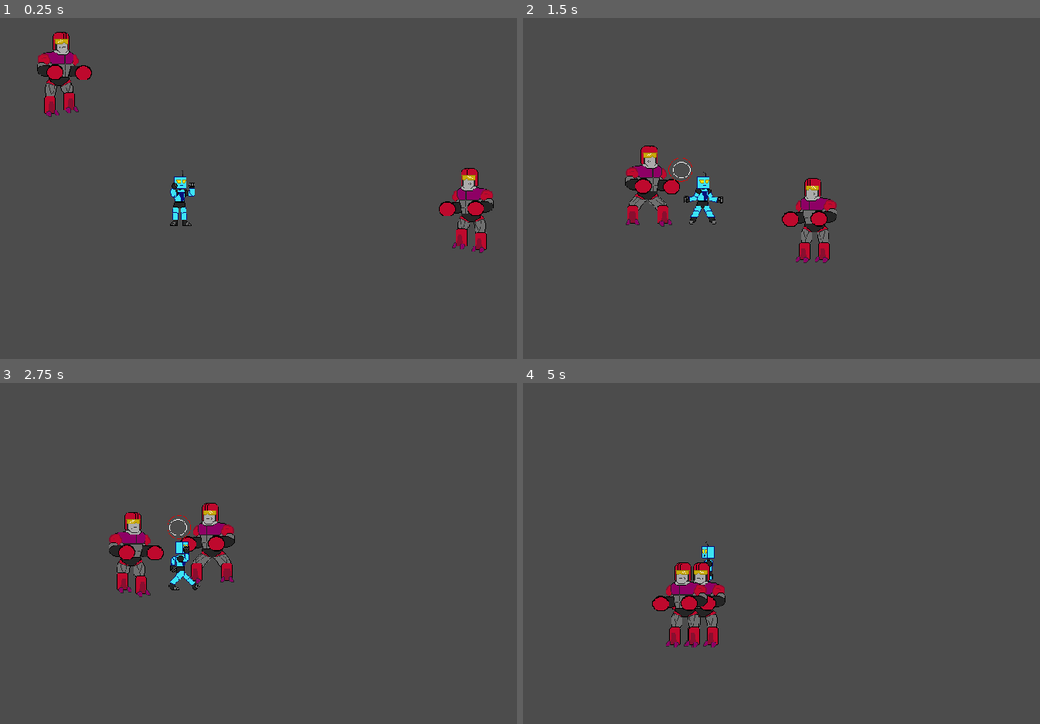
Above: before the commit, frames 1-4 (two rows, left to right).
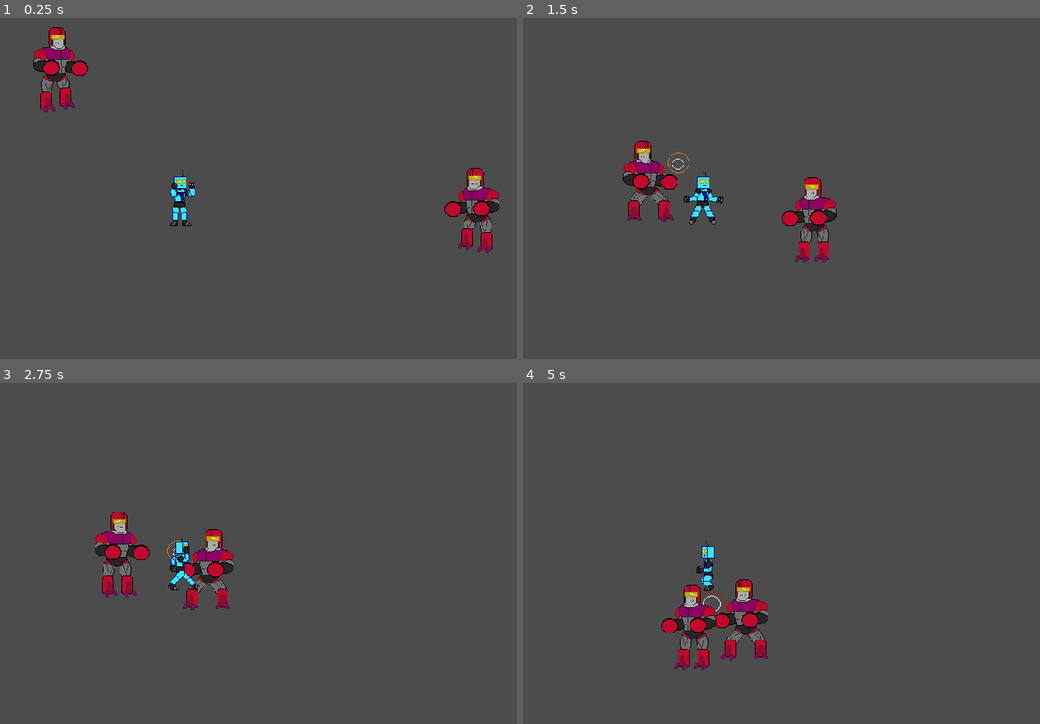
Above: after the commit, the same moments.

Repository: garethdavisrogers/2DFighterClass
Game: Godot game, scene res://Level.tscn
Same seed, same stepped clock (60 frames per second), same inputs: the game is played once before the commit and once after it. The project has no main scene, so this scene is started directly.
Inputs:
- Up to frame 1 (0.25 s): no input
- Up to frame 2 (1.5 s): hold Right (ui_right) 0.53-1.28 s; tap X (lite_attack) at 0.6 s; tap Space (jump) at 0.77, 0.8, 1.07, 1.35 s; hold Down (ui_down) from 1.28 s (still down)
- Up to frame 3 (2.75 s): tap Space (jump) at 1.52, 1.82, 2.3 s; tap X (lite_attack) at 1.55 s; release Down (ui_down) at 2.03 s; hold Right (ui_right) from 2.03 s (still down); tap D (blast) at 2.1 s
- Up to frame 4 (5 s): release Right (ui_right) at 2.78 s; hold Up (ui_up) 2.78-3.53 s; tap Shift (defend) at 2.85 s; tap Space (jump) at 3.02, 3.32, 3.77, 3.8, 4.07, 4.52, 4.82 s; tap X (lite_attack) at 3.05, 4.35 s; hold Left (ui_left) from 3.53 s (still down); tap Z (heavy_attack) at 3.6 s

The runs differ from the first frame. In frame 1, 2.6% of the frame differs, in the area x 6-97%, y 2-69%; in frame 2, 1.7%; in frame 3, 3.8%; in frame 4, 3.9%, in the area x 24-48%, y 52-85%.

Commit message:
Fighters now have a death animation and queue free on anim_finished.

Diff:
--- /dev/null
+++ b/Detector.gd
@@ -0,0 +1,3 @@
+extends Area2D
+
+var damage = 1
--- a/Enemy.gd
+++ b/Enemy.gd
@@ -13,33 +13,36 @@
 	handicap['combo_time'] = 0.5
 
 func _physics_process(delta):
+	if(health > 0):
 	##timers always tick if greater than 0
-	increment_timers(delta)
-	##enemy can only function if not staggered
-	if(timers['stun_timer'] < 0):
-		knockdir = null
-		if(player_detected and in_melee_attack_range):
-			if(timers['cool_down'] < 0):
-				anim_switch(str('lite_attack', current_attack_index))
-				attack_input_pressed()
-		elif(player_detected):
-			state_machine('seek')
-		else:
-			state_machine('idle')
-			in_melee_attack_range = false
-			player_detected = false
+		increment_timers(delta)
+		##enemy can only function if not staggered
+		if(timers['stun_timer'] < 0):
+			knockdir = null
+			if(player_detected and in_melee_attack_range):
+				if(timers['cool_down'] < 0):
+					anim_switch(str('lite_attack', current_attack_index))
+					attack_input_pressed()
+			elif(player_detected):
+				state_machine('seek')
+			else:
+				state_machine('idle')
+				in_melee_attack_range = false
+				player_detected = false
 
-		match state:
-			'attack':
-				state_attack()
-			'seek':
-				state_seek()
-			'idle':
-				state_idle()
-			'stagger':
-				state_stagger()
-	movement_loop()
-	spritedir_loop()
+			match state:
+				'attack':
+					state_attack()
+				'seek':
+					state_seek()
+				'idle':
+					state_idle()
+				'stagger':
+					state_stagger()
+		movement_loop()
+		spritedir_loop()
+	else:
+		anim_switch('die')
 
 func state_seek():
 	current_attack_index = 1
@@ -88,3 +91,8 @@
 		if(b != body and b.is_in_group('players')):
 			return
 	in_melee_attack_range = false
+
+
+func _on_anim_animation_finished(anim_name):
+	if(anim_name=='die'):
+		queue_free()
--- a/Enemy.tscn
+++ b/Enemy.tscn
@@ -7,42 +7,45 @@
 [sub_resource type="RectangleShape2D" id=8]
 extents = Vector2( 40, 30 )
 
-[sub_resource type="Animation" id=2]
-tracks/0/type = "value"
-tracks/0/path = NodePath("Sprite:frame")
-tracks/0/interp = 1
-tracks/0/loop_wrap = true
-tracks/0/imported = false
-tracks/0/enabled = true
-tracks/0/keys = {
-"times": PoolRealArray( 0 ),
-"transitions": PoolRealArray( 1 ),
-"update": 1,
-"values": [ 0 ]
-}
-tracks/1/type = "value"
-tracks/1/path = NodePath("Sprite/HitCol/HitCollider:disabled")
-tracks/1/interp = 1
-tracks/1/loop_wrap = true
-tracks/1/imported = false
-tracks/1/enabled = true
-tracks/1/keys = {
-"times": PoolRealArray( 0 ),
-"transitions": PoolRealArray( 1 ),
-"update": 1,
-"values": [ true ]
-}
-tracks/2/type = "value"
-tracks/2/path = NodePath("Sprite/HitBox/HitBoxCol:position")
-tracks/2/interp = 1
-tracks/2/loop_wrap = true
-tracks/2/imported = false
-tracks/2/enabled = true
-tracks/2/keys = {
-"times": PoolRealArray( 0 ),
-"transitions": PoolRealArray( 1 ),
-"update": 0,
-"values": [ Vector2( -90, 0 ) ]
+[sub_resource type="Animation" id=9]
+resource_name = "die"
+length = 3.0
+step = 0.25
+tracks/0/type = "value"
+tracks/0/path = NodePath("Sprite:frame")
+tracks/0/interp = 1
+tracks/0/loop_wrap = true
+tracks/0/imported = false
+tracks/0/enabled = true
+tracks/0/keys = {
+"times": PoolRealArray( 0, 0.25, 0.5, 0.75 ),
+"transitions": PoolRealArray( 1, 1, 1, 1 ),
+"update": 1,
+"values": [ 12, 13, 14, 13 ]
+}
+tracks/1/type = "value"
+tracks/1/path = NodePath("Body Collider:shape:extents")
+tracks/1/interp = 1
+tracks/1/loop_wrap = true
+tracks/1/imported = false
+tracks/1/enabled = true
+tracks/1/keys = {
+"times": PoolRealArray( 0 ),
+"transitions": PoolRealArray( 1 ),
+"update": 0,
+"values": [ Vector2( 30, 45 ) ]
+}
+tracks/2/type = "value"
+tracks/2/path = NodePath("Sprite/HitCol/HitCollider:disabled")
+tracks/2/interp = 1
+tracks/2/loop_wrap = true
+tracks/2/imported = false
+tracks/2/enabled = true
+tracks/2/keys = {
+"times": PoolRealArray( 0 ),
+"transitions": PoolRealArray( 1 ),
+"update": 1,
+"values": [ true ]
 }
 tracks/3/type = "value"
 tracks/3/path = NodePath("Sprite/HitBox/HitBoxCol:disabled")
@@ -54,6 +57,68 @@
 "times": PoolRealArray( 0 ),
 "transitions": PoolRealArray( 1 ),
 "update": 1,
+"values": [ true ]
+}
+tracks/4/type = "value"
+tracks/4/path = NodePath("Sprite:visible")
+tracks/4/interp = 1
+tracks/4/loop_wrap = true
+tracks/4/imported = false
+tracks/4/enabled = true
+tracks/4/keys = {
+"times": PoolRealArray( 1, 1.25, 1.5, 1.75, 2, 2.25, 2.5, 2.75 ),
+"transitions": PoolRealArray( 1, 1, 1, 1, 1, 1, 1, 1 ),
+"update": 1,
+"values": [ false, true, false, true, false, true, false, true ]
+}
+
+[sub_resource type="Animation" id=2]
+tracks/0/type = "value"
+tracks/0/path = NodePath("Sprite:frame")
+tracks/0/interp = 1
+tracks/0/loop_wrap = true
+tracks/0/imported = false
+tracks/0/enabled = true
+tracks/0/keys = {
+"times": PoolRealArray( 0 ),
+"transitions": PoolRealArray( 1 ),
+"update": 1,
+"values": [ 0 ]
+}
+tracks/1/type = "value"
+tracks/1/path = NodePath("Sprite/HitCol/HitCollider:disabled")
+tracks/1/interp = 1
+tracks/1/loop_wrap = true
+tracks/1/imported = false
+tracks/1/enabled = true
+tracks/1/keys = {
+"times": PoolRealArray( 0 ),
+"transitions": PoolRealArray( 1 ),
+"update": 1,
+"values": [ true ]
+}
+tracks/2/type = "value"
+tracks/2/path = NodePath("Sprite/HitBox/HitBoxCol:position")
+tracks/2/interp = 1
+tracks/2/loop_wrap = true
+tracks/2/imported = false
+tracks/2/enabled = true
+tracks/2/keys = {
+"times": PoolRealArray( 0 ),
+"transitions": PoolRealArray( 1 ),
+"update": 0,
+"values": [ Vector2( -90, 0 ) ]
+}
+tracks/3/type = "value"
+tracks/3/path = NodePath("Sprite/HitBox/HitBoxCol:disabled")
+tracks/3/interp = 1
+tracks/3/loop_wrap = true
+tracks/3/imported = false
+tracks/3/enabled = true
+tracks/3/keys = {
+"times": PoolRealArray( 0 ),
+"transitions": PoolRealArray( 1 ),
+"update": 1,
 "values": [ false ]
 }
 
@@ -312,7 +377,7 @@
 [node name="Sprite" parent="." index="1"]
 texture = ExtResource( 2 )
 hframes = 17
-frame = 5
+frame = 14
 
 [node name="HitCol" parent="Sprite" index="1" groups=[
 "enemies",
@@ -322,7 +387,6 @@
 "enemies",
 ]]
 position = Vector2( 65, -5 )
-disabled = false
 
 [node name="HitBox" parent="Sprite" index="2" groups=[
 "enemies",
@@ -331,6 +395,7 @@
 [node name="HitBoxCol" parent="Sprite/HitBox" index="0" groups=[
 "enemies",
 ]]
+disabled = true
 
 [node name="CollisionShape2D" parent="Sprite/InRangeCollider" index="0"]
 position = Vector2( 70, 0 )
@@ -338,6 +403,7 @@
 shape = SubResource( 8 )
 
 [node name="anim" type="AnimationPlayer" parent="." index="2"]
+anims/die = SubResource( 9 )
 anims/idle = SubResource( 2 )
 anims/lite_attack1 = SubResource( 3 )
 anims/lite_attack2 = SubResource( 4 )
@@ -351,5 +417,6 @@
 shape = SubResource( 7 )
 [connection signal="body_entered" from="Sprite/InRangeCollider" to="." method="_on_InRangeCollider_body_entered"]
 [connection signal="body_exited" from="Sprite/InRangeCollider" to="." method="_on_InRangeCollider_body_exited"]
+[connection signal="animation_finished" from="anim" to="." method="_on_anim_animation_finished"]
 [connection signal="body_entered" from="Detector" to="." method="_on_Detector_body_entered"]
 [connection signal="body_exited" from="Detector" to="." method="_on_Detector_body_exited"]
--- a/Fighter.gd
+++ b/Fighter.gd
@@ -11,6 +11,7 @@
 export(int) var max_speed = 200
 export(int) var health = 10
 export(int) var max_combo_index = 1
+export(float) var acceleration_constant = 0.1
 
 ##universal fighter attributes
 const time_till_next_input = 0.5
@@ -125,8 +126,8 @@
 	if(timers['stun_timer'] < 0):
 		state_machine('idle')
 
-func damage_loop(damage):
-	health -= damage
+func damage_loop():
+	health -= 1
 	timers['stun_timer'] = 5
 
 func attack_input_pressed():
@@ -163,7 +164,7 @@
 ##change speed functions
 func accelerate(s):
 	if(s < max_speed):
-		return lerp(s, max_speed, 0.2)
+		return lerp(s, max_speed, acceleration_constant)
 	return max_speed
 
 func decelerate(s):
@@ -182,6 +183,7 @@
 			if(area.is_in_group(group) and group != 'physics_process'):
 				return
 		knockdir = get_knockdir(area)
+		damage_loop()
 		timers['stun_timer'] = 0.3
 		anim_switch('stagger')
 		state_machine('stagger')
--- a/Player.gd
+++ b/Player.gd
@@ -4,26 +4,29 @@
 	lastdirection = 1
 
 func _physics_process(delta):
-	increment_timers(delta)
-	if(timers['stun_timer'] < 0):
-		knockdir = null
-		match state:
-			'attack':
-				state_attack()
-			'jump':
-				state_jump(delta)
-			'land':
-				state_land(delta)
-			'fly':
-				state_fly()
-			'idle':
-				state_idle()
-			'stagger':
-				state_stagger()
+	if(health > 0):
+		increment_timers(delta)
+		if(timers['stun_timer'] < 0):
+			knockdir = null
+			match state:
+				'attack':
+					state_attack()
+				'jump':
+					state_jump(delta)
+				'land':
+					state_land(delta)
+				'fly':
+					state_fly()
+				'idle':
+					state_idle()
+				'stagger':
+					state_stagger()
 
-		controls_loop()
-		spritedir_loop()
-	movement_loop()
+			controls_loop()
+			spritedir_loop()
+		movement_loop()
+	else:
+		anim_switch('die')
 
 func controls_loop():
 	var left = Input.is_action_pressed('ui_left')
@@ -69,3 +72,9 @@
 			else:
 				anim_switch('fly')
 				state_machine('fly')
+
+
+
+func _on_anim_animation_finished(anim_name):
+	if(anim_name == 'die'):
+		queue_free()
--- a/Player.tscn
+++ b/Player.tscn
@@ -93,6 +93,60 @@
 "transitions": PoolRealArray( 1 ),
 "update": 1,
 "values": [ true ]
+}
+
+[sub_resource type="Animation" id=17]
+resource_name = "die"
+length = 3.0
+loop = true
+step = 0.25
+tracks/0/type = "value"
+tracks/0/path = NodePath("Sprite:frame")
+tracks/0/interp = 1
+tracks/0/loop_wrap = true
+tracks/0/imported = false
+tracks/0/enabled = true
+tracks/0/keys = {
+"times": PoolRealArray( 0, 0.25, 0.5, 0.75 ),
+"transitions": PoolRealArray( 1, 1, 1, 1 ),
+"update": 1,
+"values": [ 18, 19, 20, 19 ]
+}
+tracks/1/type = "value"
+tracks/1/path = NodePath("Sprite/HitCol/HitCollider:disabled")
+tracks/1/interp = 1
+tracks/1/loop_wrap = true
+tracks/1/imported = false
+tracks/1/enabled = true
+tracks/1/keys = {
+"times": PoolRealArray( 0 ),
+"transitions": PoolRealArray( 1 ),
+"update": 1,
+"values": [ true ]
+}
+tracks/2/type = "value"
+tracks/2/path = NodePath("Sprite/HitBox/HitBoxCol:disabled")
+tracks/2/interp = 1
+tracks/2/loop_wrap = true
+tracks/2/imported = false
+tracks/2/enabled = true
+tracks/2/keys = {
+"times": PoolRealArray( 0 ),
+"transitions": PoolRealArray( 1 ),
+"update": 1,
+"values": [ true ]
+}
+tracks/3/type = "value"
+tracks/3/path = NodePath("Sprite:visible")
+tracks/3/interp = 1
+tracks/3/loop_wrap = true
+tracks/3/imported = false
+tracks/3/enabled = true
+tracks/3/keys = {
+"times": PoolRealArray( 1, 1.25, 1.5, 1.75, 2, 2.25, 2.5, 2.75 ),
+"transitions": PoolRealArray( 1, 1, 1, 1, 1, 1, 1, 1 ),
+"update": 1,
+"values": [ false, true, false, true, false, true, false, true ]
 }
 
 [sub_resource type="Animation" id=3]
@@ -763,13 +817,14 @@
 script = ExtResource( 2 )
 max_speed = 500
 max_combo_index = 4
+acceleration_constant = 0.3
 
 [node name="Body Collider" parent="." index="0"]
 position = Vector2( -60, 0 )
 
 [node name="Sprite" parent="." index="1"]
 position = Vector2( -55, 0 )
-frame = 10
+frame = 16
 
 [node name="blast_spawn" parent="Sprite" index="0"]
 position = Vector2( 40, -10 )
@@ -782,7 +837,6 @@
 "players",
 ]]
 position = Vector2( 32, -8 )
-disabled = false
 
 [node name="HitBox" parent="Sprite" index="2" groups=[
 "players",
@@ -791,6 +845,7 @@
 [node name="HitBoxCol" parent="Sprite/HitBox" index="0" groups=[
 "players",
 ]]
+disabled = true
 
 [node name="CollisionShape2D" parent="Sprite/InRangeCollider" index="0"]
 rotation = 1.5708
@@ -798,6 +853,7 @@
 [node name="anim" type="AnimationPlayer" parent="." index="2"]
 anims/blast = SubResource( 1 )
 anims/block = SubResource( 2 )
+anims/die = SubResource( 17 )
 anims/fly = SubResource( 3 )
 anims/heavy_attack1 = SubResource( 4 )
 anims/heavy_attack2 = SubResource( 5 )
@@ -815,3 +871,4 @@
 
 [node name="Camera2D" type="Camera2D" parent="." index="3"]
 current = true
+[connection signal="animation_finished" from="anim" to="." method="_on_anim_animation_finished"]
--- a/blast.gd
+++ b/blast.gd
@@ -4,6 +4,7 @@
 onready var blast_timer = 5
 var groups = []
 var blastdir = 1
+var damage = 1
 var exploding = false
 
 func _ready():
--- a/blast.tscn
+++ b/blast.tscn
@@ -1,7 +1,8 @@
-[gd_scene load_steps=6 format=2]
+[gd_scene load_steps=7 format=2]
 
 [ext_resource path="res://energy_blast.png" type="Texture" id=1]
 [ext_resource path="res://blast.gd" type="Script" id=2]
+[ext_resource path="res://Detector.gd" type="Script" id=3]
 
 [sub_resource type="CircleShape2D" id=1]
 radius = 8.0
@@ -46,6 +47,7 @@
 }
 
 [node name="Detector" type="Area2D" parent="."]
+script = ExtResource( 3 )
 __meta__ = {
 "_edit_group_": true
 }
Not shown: 1 places in Enemy.tscn that only renumber resources
Not shown: 1 places in Player.tscn that only renumber resources
